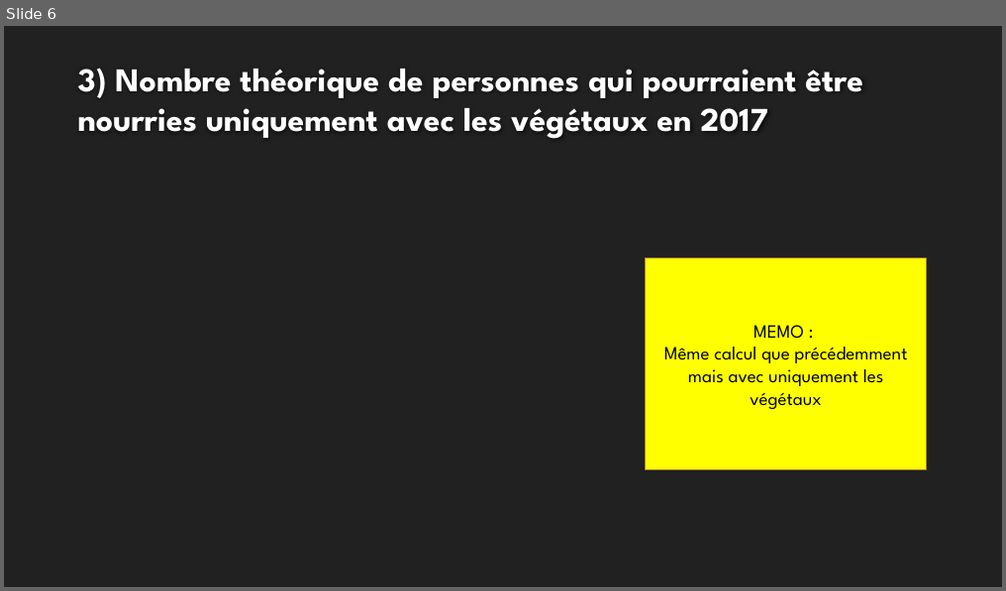
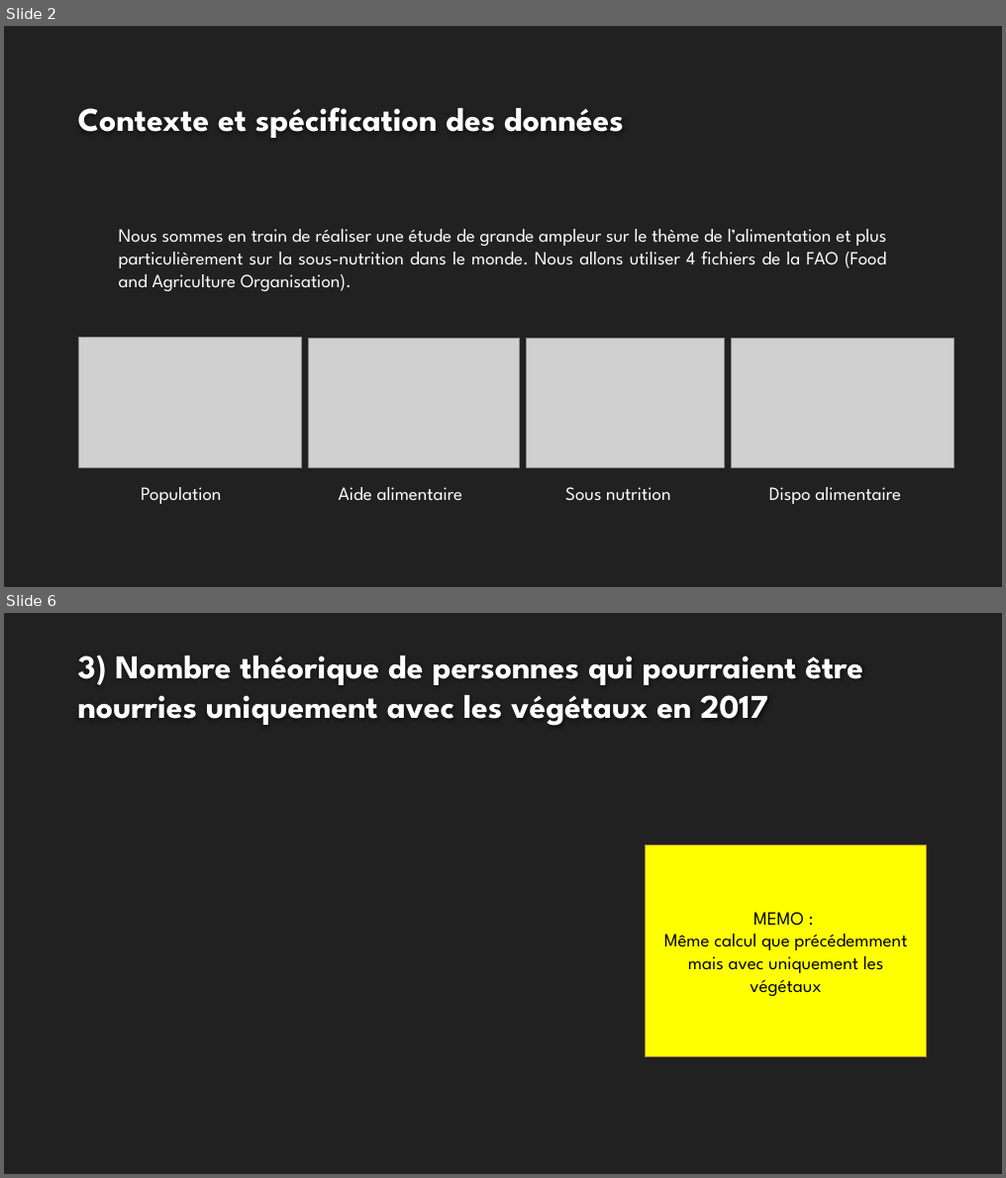
Before and after one commit to ziedbelhocine/Cours-OC, a slide deck: Data_Analyst/Projet_4/Template+de+présentation_Faim_monde-V2.pptx. Shown one above the other, each under a label of ours: slide 6 before the commit, slides 2 and 6 after it; the slides between them are not shown. The pictures are 1006x591 and 1006x1178 pixels, drawn with LibreOffice and Linux fonts; fonts in the diff are those of the drawing; grey boxes stand for pictures; background and template pictures are left out. Boxes give left, top, right and bottom in pixels: in the first picture for what was removed or moved away, otherwise in the second. Text is boxed around its words. In the diff, an @@ line names an element or a change of style, - is before the commit and + after.

```diff
--- a/Data_Analyst/Projet_4/Template+de+présentation_Faim_monde-V2.pptx
+++ b/Data_Analyst/Projet_4/Template+de+présentation_Faim_monde-V2.pptx
@@ slide 2 added at (x1=4, y1=26, x2=1002, y2=587), background #212121 @@
@@ title added at (x1=78, y1=107, x2=624, y2=138), 32 pt, text #FEFEFE, bold @@
+Contexte et spécification des données
@@ text added at (x1=119, y1=229, x2=886, y2=291), 18 pt, text #FFFFFF @@
+Nous sommes en train de réaliser une étude de grande ampleur sur le thème de l’alimentation et plus particulièrement sur la sous-nutrition dans le monde. Nous allons utiliser 4 fichiers de la FAO (Food and Agriculture Organisation).
@@ picture added at (x1=79, y1=338, x2=302, y2=468) @@
@@ picture added at (x1=309, y1=338, x2=520, y2=468) @@
@@ picture added at (x1=527, y1=338, x2=725, y2=468) @@
@@ picture added at (x1=731, y1=338, x2=954, y2=468) @@
@@ text added at (x1=141, y1=487, x2=221, y2=504), 18 pt, text #FFFFFF @@
+Population
@@ text added at (x1=339, y1=487, x2=463, y2=501), 18 pt, text #FFFFFF @@
+Aide alimentaire
@@ text added at (x1=565, y1=487, x2=670, y2=501), 18 pt, text #FFFFFF @@
+Sous nutrition
@@ text added at (x1=769, y1=487, x2=901, y2=504), 18 pt, text #FFFFFF @@
+Dispo alimentaire
```
Also in this commit, not shown: 6 slides changed, 1 other slide added, 2 slides removed, 13 other files.
